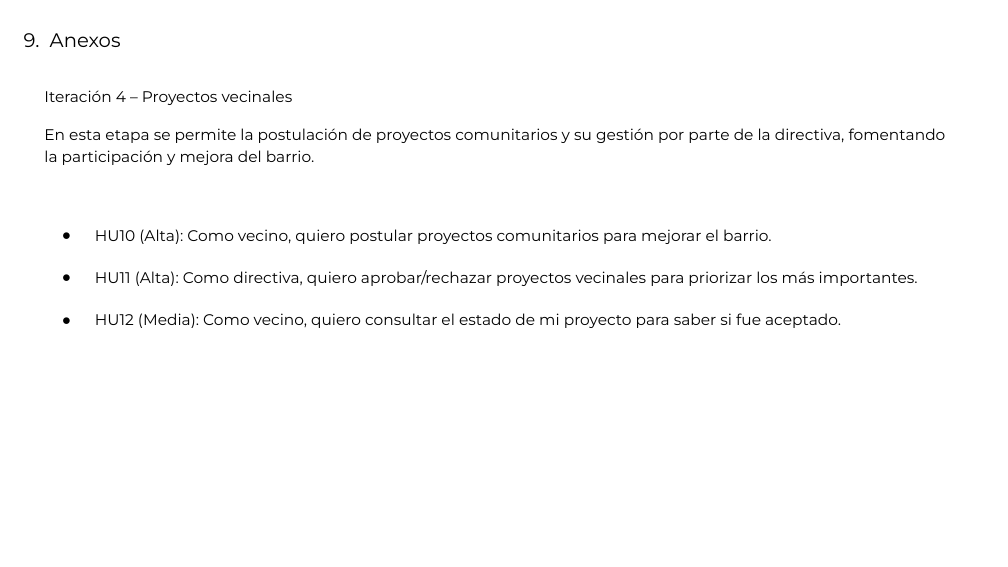
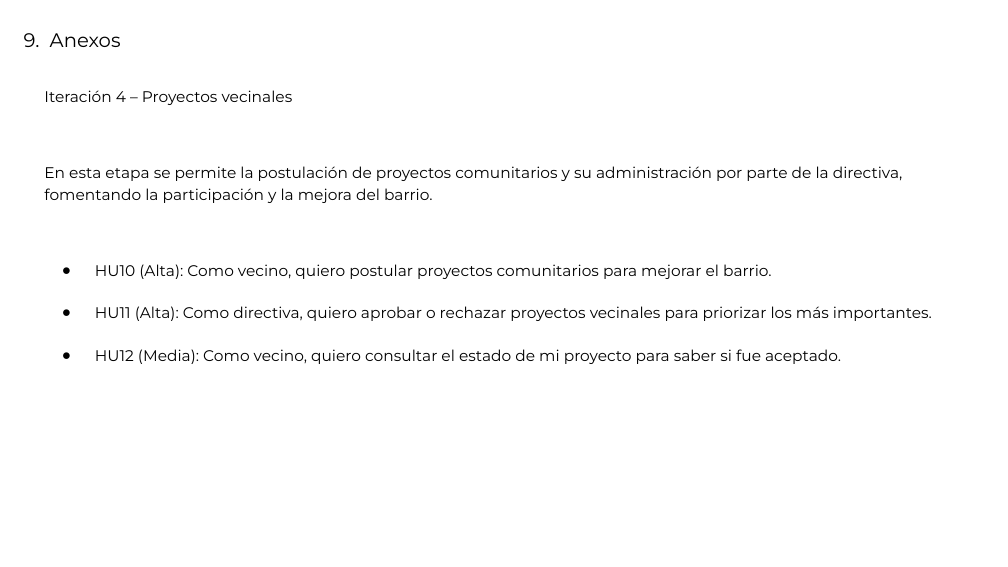
Before and after one commit to mauriciopinavalenzuela/CAPSTONE, a slide deck: slide 15 of DOCUMENTOS FASE1/evidencias grupales/Presentación_Proyecto.pptx. Drawn at 1008x567 pixels with LibreOffice and Linux fonts; fonts in the diff are those of the drawing. Boxes give left, top, right and bottom in pixels: in the first picture for what was removed or moved away, otherwise in the second. Text is boxed around its words. In the diff, an @@ line names an element or a change of style, - is before the commit and + after.

```diff
--- a/DOCUMENTOS FASE1/evidencias grupales/Presentación_Proyecto.pptx
+++ b/DOCUMENTOS FASE1/evidencias grupales/Presentación_Proyecto.pptx
@@ text at [44, 90, 772, 279]: less space between paragraphs @@
@@ text at [44, 166, 903, 203]: text changed @@
-En esta etapa se permite la postulación de proyectos comunitarios y su gestión por parte de la directiva, fomentando la participación y mejora del barrio.
+En esta etapa se permite la postulación de proyectos comunitarios y su administración por parte de la directiva, fomentando la participación y la mejora del barrio.
@@ text at [95, 306, 932, 321]: text changed @@
-● HU11 (Alta): Como directiva, quiero aprobar/rechazar proyectos vecinales para priorizar los más importantes.
+● HU11 (Alta): Como directiva, quiero aprobar o rechazar proyectos vecinales para priorizar los más importantes.
```
Also in this commit, not shown: 11 other slides changed, 3 other files.
